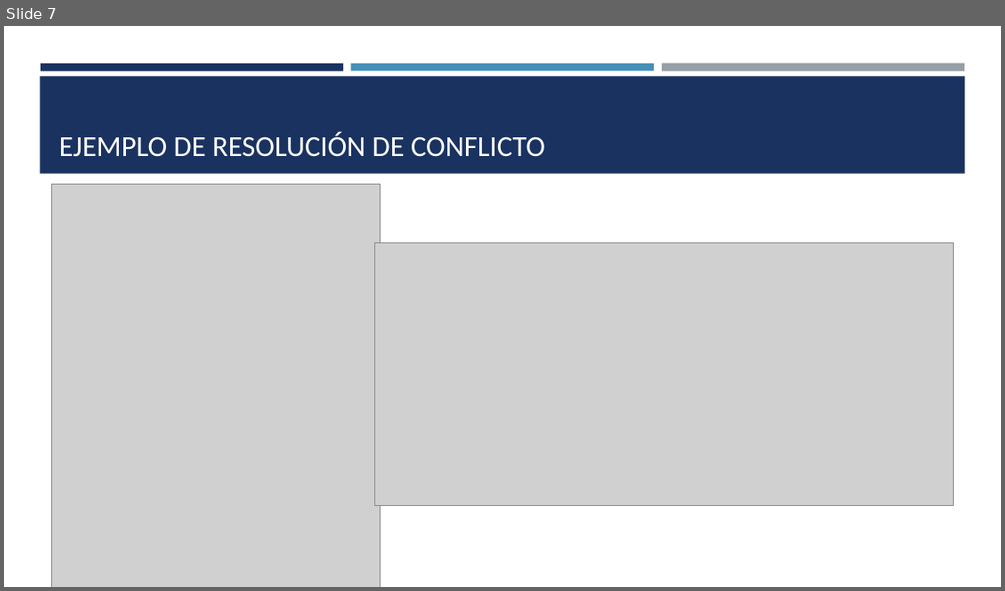
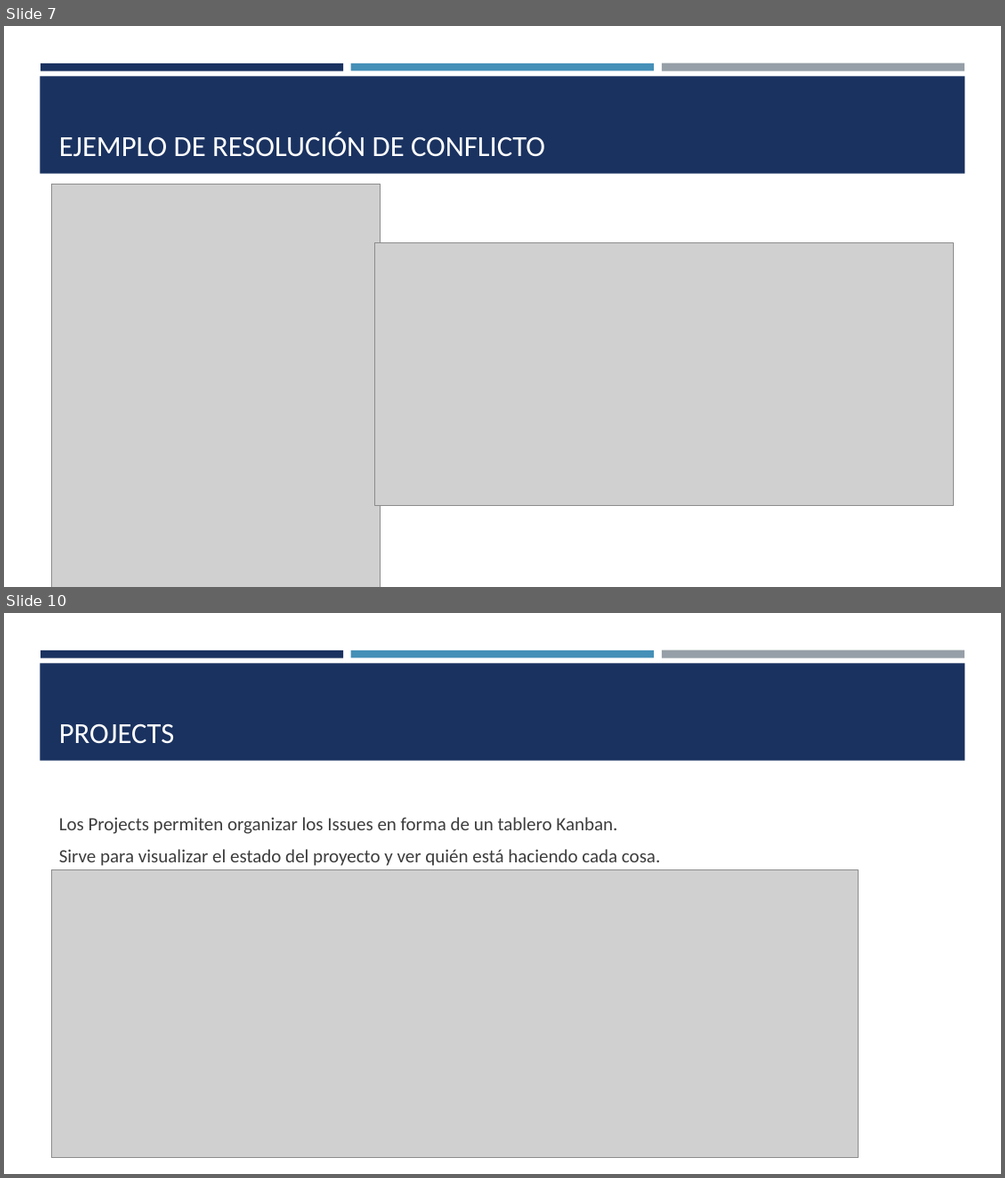
Before and after one commit to juancebellan/-e4-tutorial-github-colaborativo, a slide deck: GitHUb_presentación.pptx. Shown one above the other, each under a label of ours: slide 7 before the commit, slides 7 and 10 after it; the slides between them are not shown. The pictures are 1005x591 and 1005x1178 pixels, drawn with LibreOffice and Linux fonts; fonts in the diff are those of the drawing; grey boxes stand for pictures. Boxes give left, top, right and bottom in pixels: in the first picture for what was removed or moved away, otherwise in the second. Text is boxed around its words. In the diff, an @@ line names an element or a change of style, - is before the commit and + after.

Commit message:
doc: Powe point añadir issues,projects,milestones, convención de commits y github actions

```diff
--- a/GitHUb_presentación.pptx
+++ b/GitHUb_presentación.pptx
@@ slide 10 added at (4, 613, 1001, 1174), background #FFFFFF; not listed: 4 template elements that a slide beside it also shows @@
@@ title added at (59, 724, 175, 744), 28 pt, text #FFFFFF @@
+PROJECTS
@@ text added at (59, 817, 660, 866), 18 pt, text #3D3D3D @@
+Los Projects permiten organizar los Issues en forma de un tablero Kanban.
+Sirve para visualizar el estado del proyecto y ver quién está haciendo cada cosa.
@@ picture added at (52, 869, 858, 1157) @@
```
Also in this commit, not shown: 7 other slides added.
